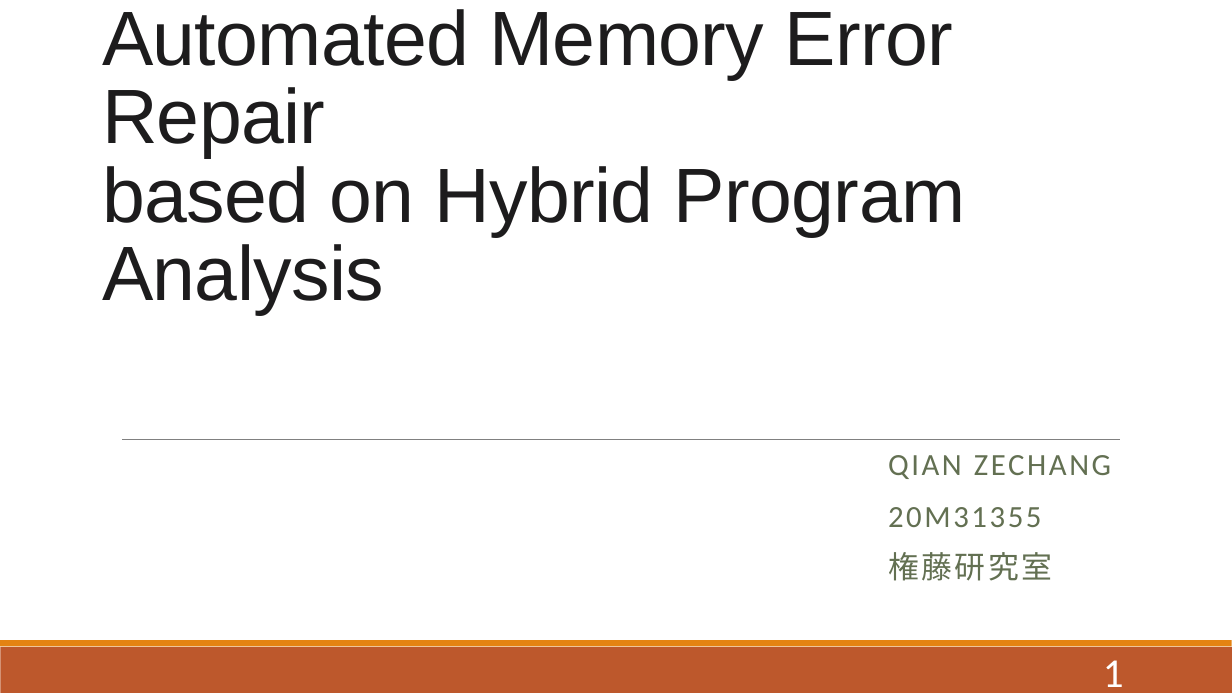
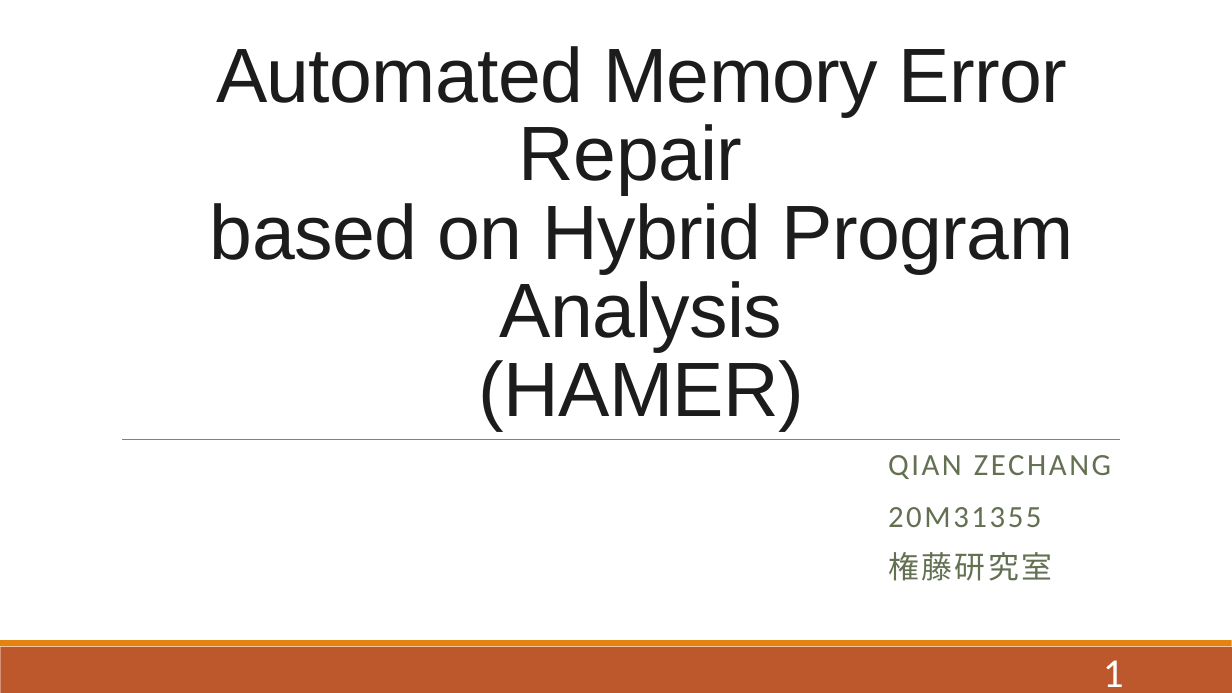
Before and after one commit to QIANZECHANG/MyResearch, a slide deck: slide 1 of 修論/修論発表.pptx. Drawn at 1232x693 pixels with LibreOffice and Linux fonts; fonts in the diff are those of the drawing. Boxes give left, top, right and bottom in pixels: in the first picture for what was removed or moved away, otherwise in the second. Text is boxed around its words. In the diff, an @@ line names an element or a change of style, - is before the commit and + after.

```diff
--- a/修論/修論発表.pptx
+++ b/修論/修論発表.pptx
@@ title at bbox=[210, 46, 1073, 431]: text changed @@
-Automated Memory Error Repair
-based on Hybrid Program Analysis
+Automated Memory Error Repair
+based on Hybrid Program Analysis
+(HAMER)
```
Also in this commit, not shown: 4 other slides changed, 14 slides added, 6 slides removed, 55 other files.
